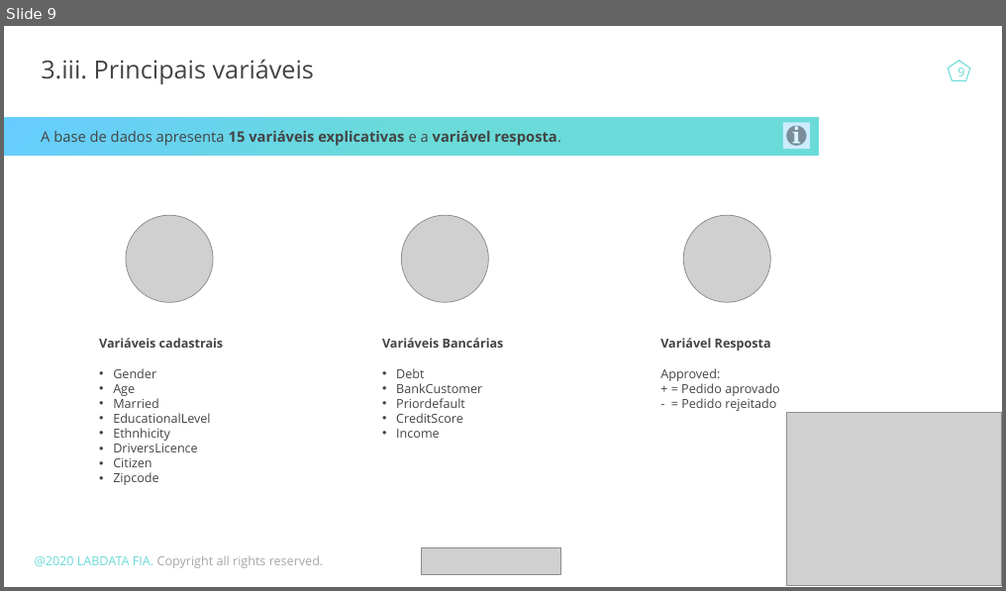
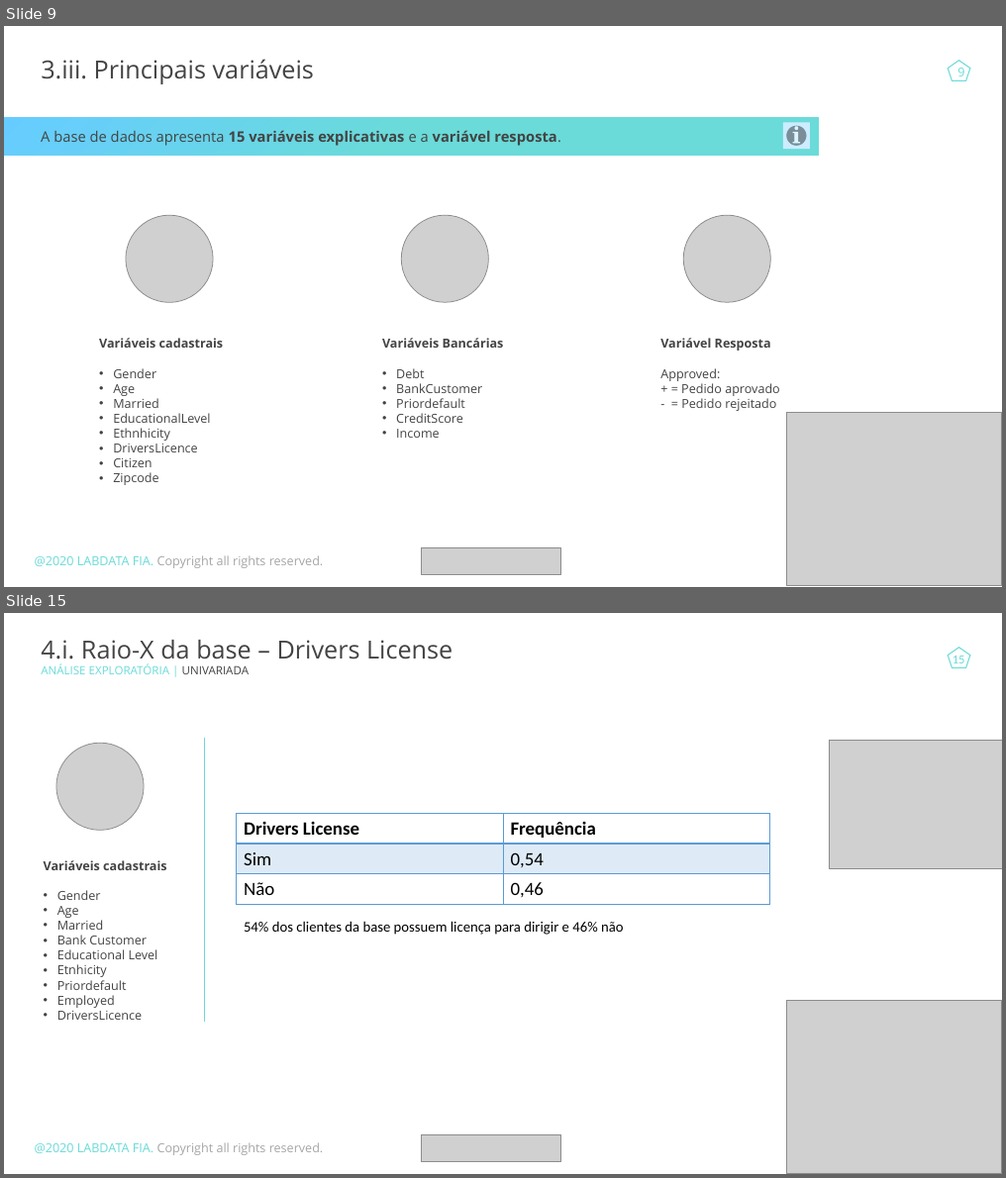
Before and after one commit to DaniloBenjamin/Credit_Card_Approval, a slide deck: ppt/TCC_v1.pptx. Shown one above the other, each under a label of ours: slide 9 before the commit, slides 9 and 15 after it; the slides between them are not shown. The pictures are 1006x591 and 1006x1178 pixels, drawn with LibreOffice and Linux fonts; fonts in the diff are those of the drawing; grey boxes stand for pictures. Boxes give left, top, right and bottom in pixels: in the first picture for what was removed or moved away, otherwise in the second. Text is boxed around its words. In the diff, an @@ line names an element or a change of style, - is before the commit and + after.

```diff
--- a/ppt/TCC_v1.pptx
+++ b/ppt/TCC_v1.pptx
@@ slide 15 added at [4,613,1002,1174], background #FFFFFF @@
@@ text added at [41,640,452,674], 24 pt, text #434343 @@
+4.i. Raio-X da base – Drivers License
+ANÁLISE EXPLORATÓRIA | UNIVARIADA
@@ pentagon added at [948,648,970,668], outline #6ADBD9 1 pt @@
@@ page number added at [952,656,965,663], 12 pt, text #6ADBD9 @@
+15
@@ picture added at [56,743,144,830] @@
@@ line added from (205, 738) to (205, 1023), #6ADBD9 0.5 pt @@
@@ picture added at [830,740,1002,869] @@
@@ table added at [236,814,769,903], 3 rows, 2 columns @@
+Drivers License | Frequência
+Sim | 0,54
+Não | 0,46
@@ text added at [44,861,166,1008], 12 pt, text #434343 @@
+Variáveis cadastrais
+• Gender
+• Age
+• Married
+• Bank Customer
+• Educational Level
+• Etnhicity
+• Priordefault
+• Employed
+• DriversLicence
@@ text added at [244,921,624,935], 14 pt, text #000000 @@
+54% dos clientes da base possuem licença para dirigir e 46% não
@@ picture added at [786,1001,1001,1173] @@
@@ text added at [35,1143,324,1156], 12 pt, text #A6A6A6 @@
+@2020 LABDATA FIA. Copyright all rights reserved.
@@ picture added at [421,1136,561,1162] @@
```
Also in this commit, not shown: 2 slides changed, 23 other slides added, 1 other file.
